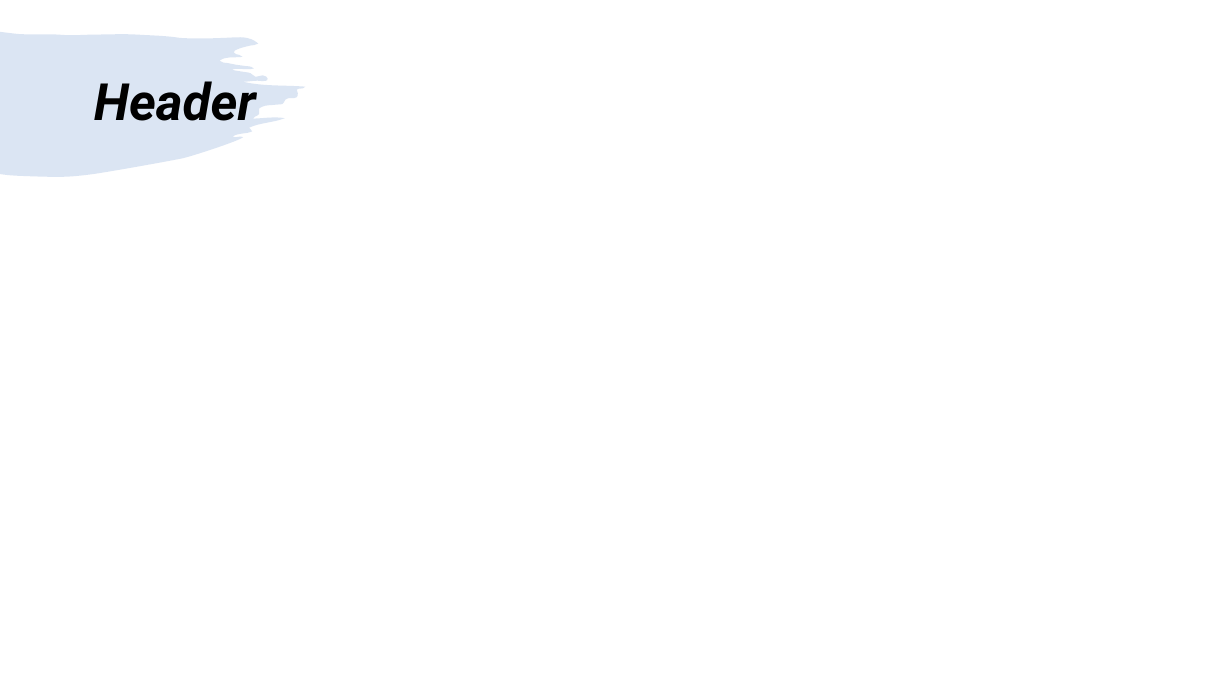
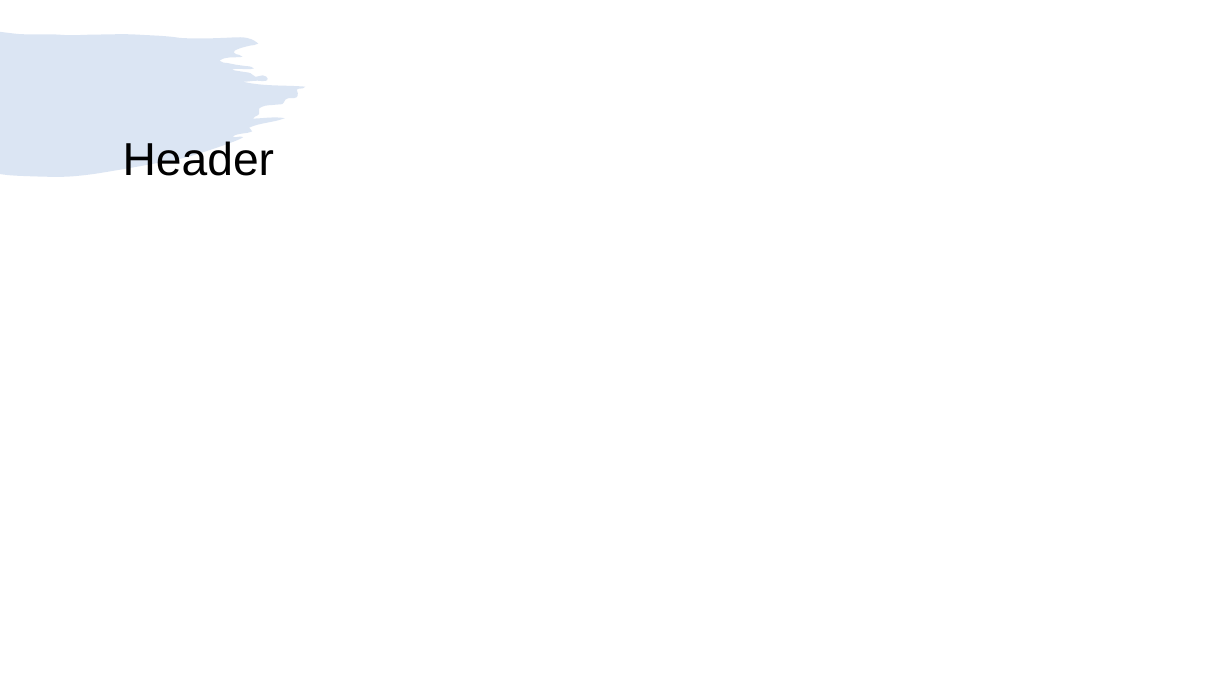
Before and after one commit to girishlande/CPlusPlus, a slide deck: slide 21 of learnings.pptx (slide 17 before the commit). Drawn at 1232x693 pixels with LibreOffice and Linux fonts; fonts in the diff are those of the drawing. Boxes give left, top, right and bottom in pixels: in the first picture for what was removed or moved away, otherwise in the second. Text is boxed around its words. In the diff, an @@ line names an element or a change of style, - is before the commit and + after.

```diff
--- a/learnings.pptx
+++ b/learnings.pptx
@@ text "Header": place and size @@
-text "Header" at (94,81,256,121)
+text "Header" at (123,141,274,176)
@@ text "Header" at (123,141,274,176): size 40 to 36 pt, font Roboto to Arial, bold off, italic off; line spacing 0.9 to 1; vertical alignment middle to top @@
```
Also in this commit, not shown: 8 slides added, 4 other files.
